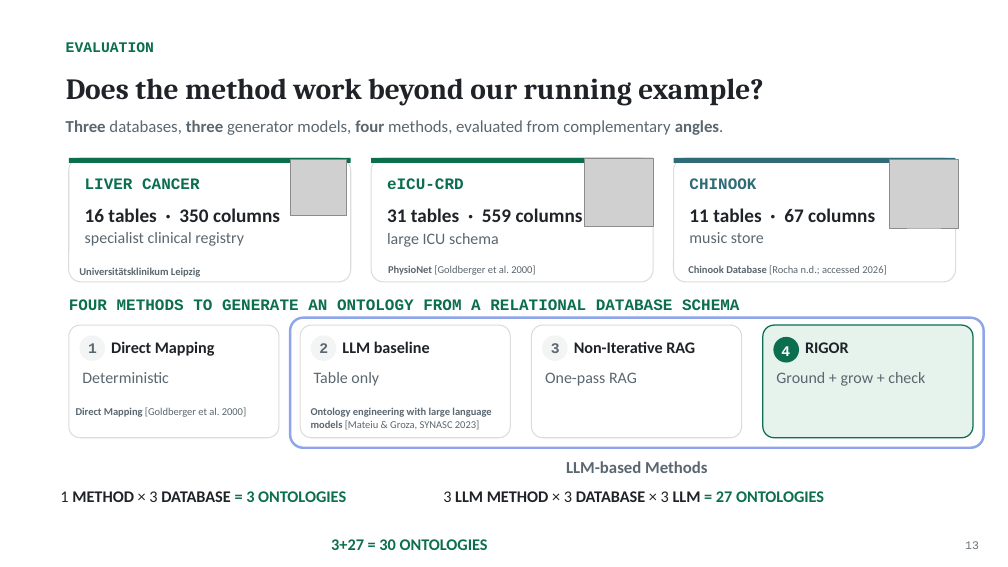
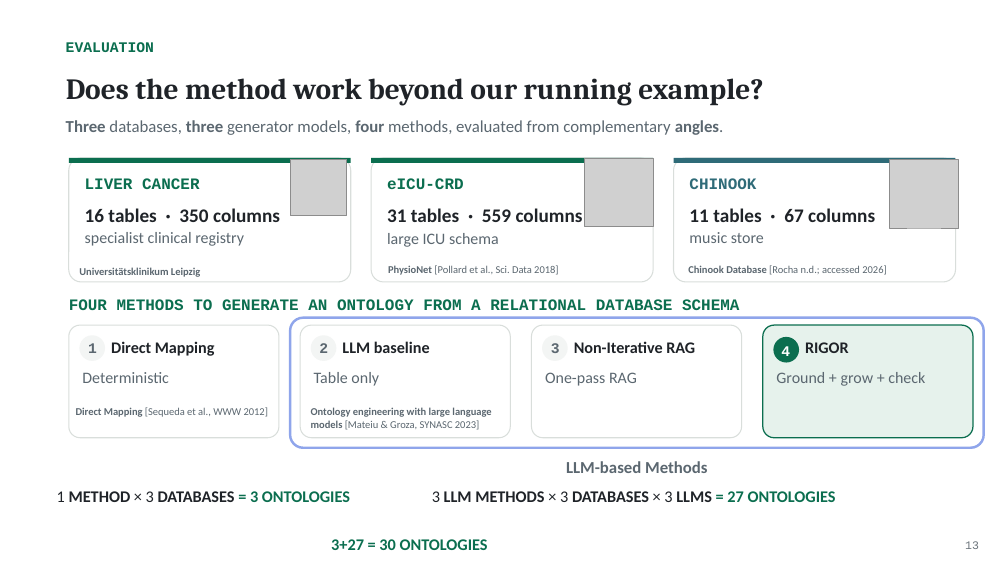
Before and after one commit to NadeenAhmad/rigor_private, a slide deck: slide 34 of presentation/RIGOR_ISWC2026_final.pptx. Drawn at 1008x567 pixels with LibreOffice and Linux fonts; fonts in the diff are those of the drawing; grey boxes stand for pictures. Boxes give left, top, right and bottom in pixels: in the first picture for what was removed or moved away, otherwise in the second. Text is boxed around its words. In the diff, an @@ line names an element or a change of style, - is before the commit and + after.

```diff
--- a/presentation/RIGOR_ISWC2026_final.pptx
+++ b/presentation/RIGOR_ISWC2026_final.pptx
@@ text at (388, 265, 558, 275): text changed @@
-PhysioNet [Goldberger et al. 2000]
+PhysioNet [Pollard et al., Sci. Data 2018]
@@ text at (76, 407, 268, 417): text changed @@
-Direct Mapping [Goldberger et al. 2000]
+Direct Mapping [Sequeda et al., WWW 2012]
@@ text at (57, 491, 350, 502): text changed @@
-1 METHOD × 3 DATABASE = 3 ONTOLOGIES
+1 METHOD × 3 DATABASES = 3 ONTOLOGIES
@@ text at (432, 491, 836, 502): text changed @@
-3 LLM METHOD × 3 DATABASE × 3 LLM = 27 ONTOLOGIES
+3 LLM METHODS × 3 DATABASES × 3 LLMS = 27 ONTOLOGIES
```
Also in this commit, not shown: 13 other slides changed, 5 other files.
